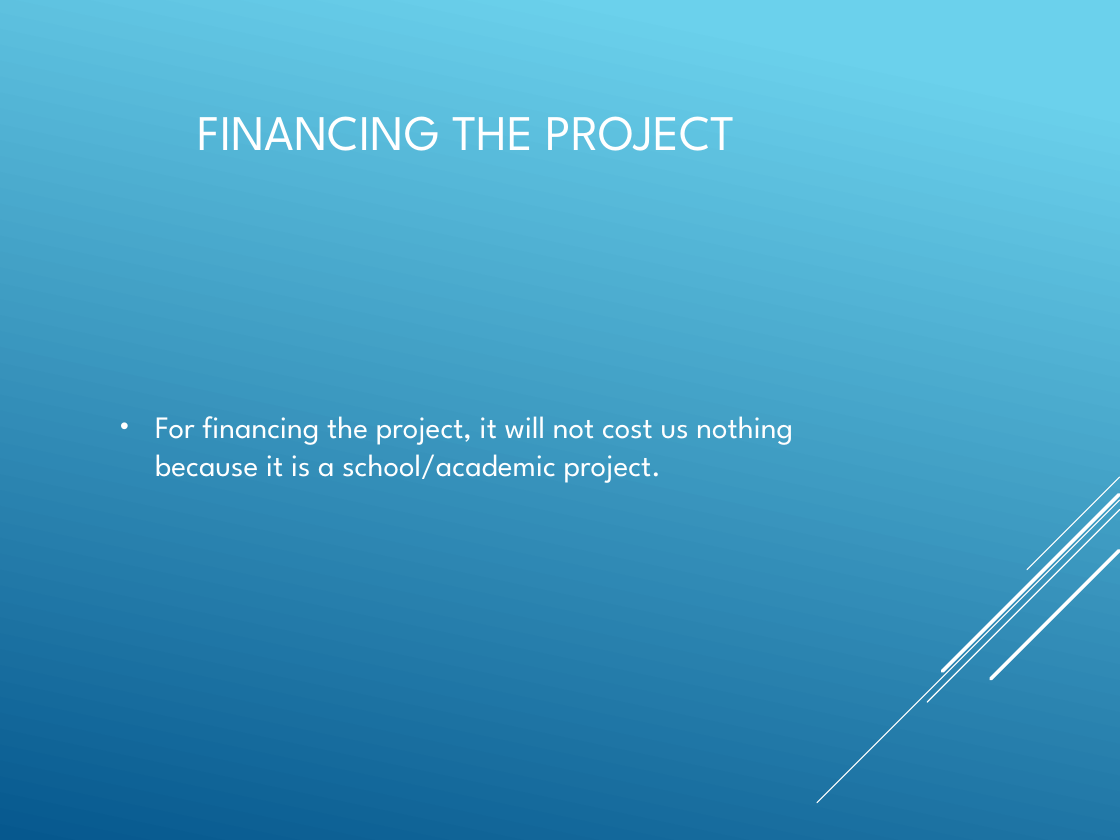
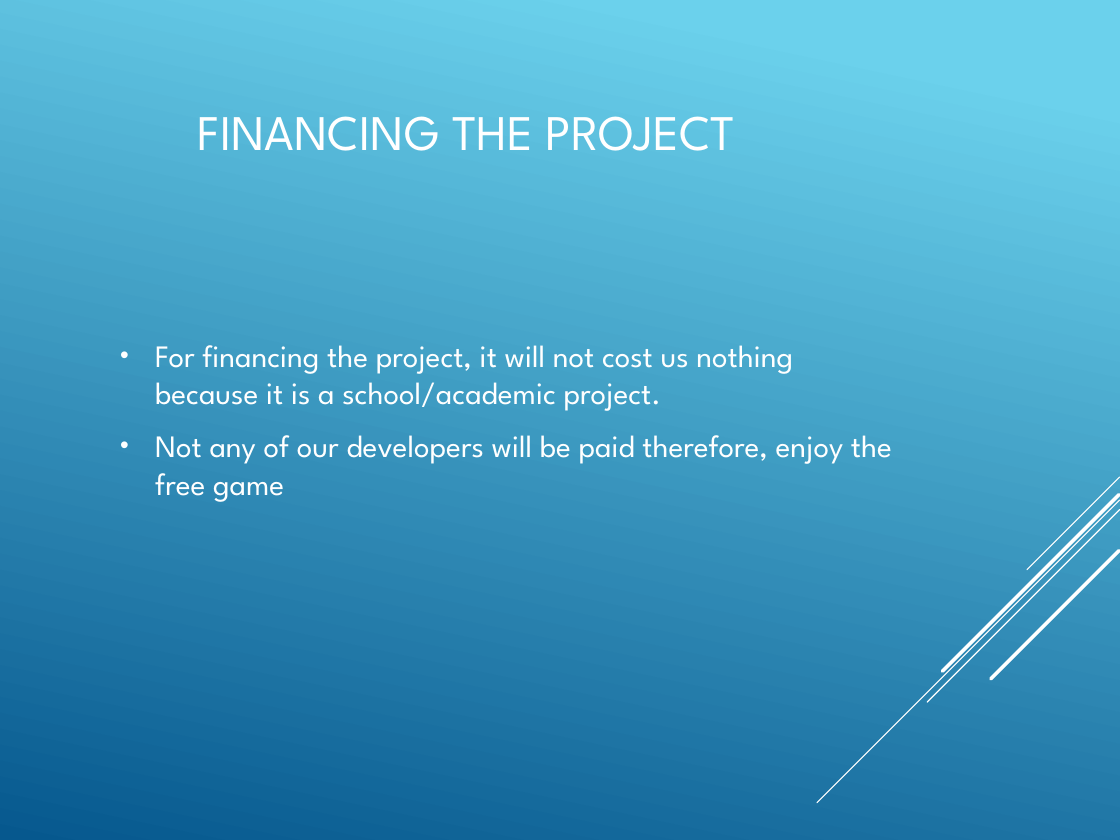
Before and after one commit to Amatarasu/A-Team, a slide deck: slide 24 of Power Point Presentation-bk.pptx. Drawn at 1120x840 pixels with LibreOffice and Linux fonts; fonts in the diff are those of the drawing. Boxes give left, top, right and bottom in pixels: in the first picture for what was removed or moved away, otherwise in the second. Text is boxed around its words. In the diff, an @@ line names an element or a change of style, - is before the commit and + after.

```diff
--- a/Power Point Presentation-bk.pptx
+++ b/Power Point Presentation-bk.pptx
@@ text at (x1=155, y1=435, x2=892, y2=502): paragraph added @@
+• Not any of our developers will be paid therefore, enjoy the free game
```
Also in this commit, not shown: 1 slide added, 1 other file.
